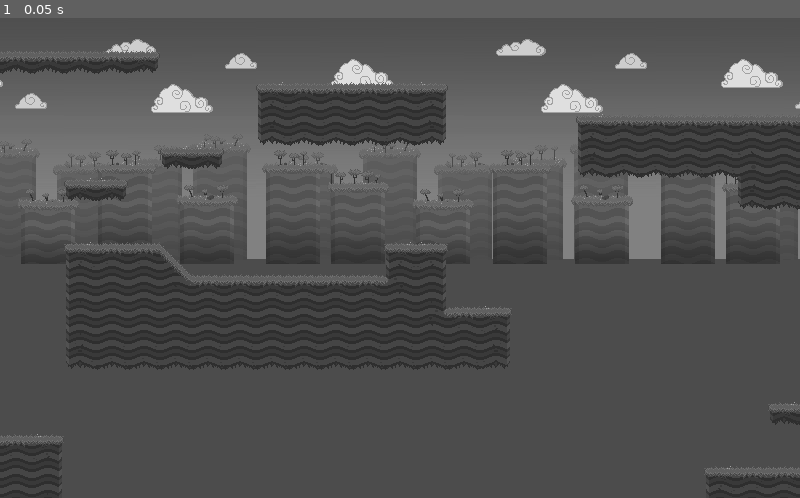
Above: before the commit, frame 1.
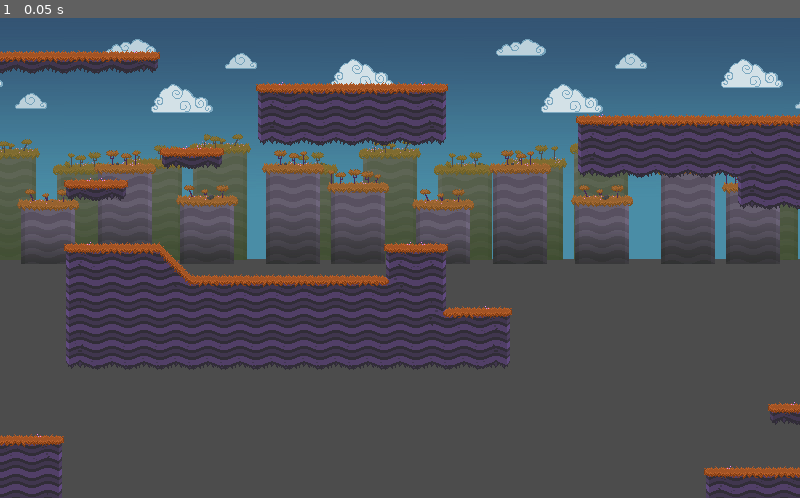
Above: after the commit, the same moment.

Repository: p-rott/Platformer
Game: Godot game, scene res://src/Level/PlayerTestLevel.tscn
Same seed, same stepped clock (60 frames per second), same inputs: the game is played once before the commit and once after it. This scene is started directly instead of the project's main scene.
Inputs:
- Up to frame 1 (0.05 s): no input

The runs differ from the first frame. In frame 1, 36% of the frame differs, in the area x 0-100%, y 0-100%.

Commit message:
added laser controller group to let lasers emit at syncronized intervals

Diff:
--- a/Laser.gd
+++ b/Laser.gd
@@ -1,7 +1,9 @@
-extends StaticBody2D
+extends "res://src/Traps/Trap.gd"
 
 func setLength(length):
-	$Sprite.scale.x = length / 32
+	var factor = length / 32
+	$Sprite.scale.x = factor
+	$CollisionShape2D.scale.x = factor
 
 func hide():
 	$Sprite.visible = false
--- a/src/Main/Game.tscn
+++ b/src/Main/Game.tscn
@@ -7,6 +7,7 @@
 [ext_resource path="res://src/Traps/LargeSaw.tscn" type="PackedScene" id=5]
 [ext_resource path="res://src/Traps/LaserEmitter.tscn" type="PackedScene" id=6]
 [ext_resource path="res://src/Traps/SmallSaw.tscn" type="PackedScene" id=7]
+[ext_resource path="res://src/Traps/LaserEmitterGroup.tscn" type="PackedScene" id=8]
 
 [node name="Game" type="Node"]
 pause_mode = 2
@@ -23,12 +24,33 @@
 [node name="Player" parent="TestLevel" instance=ExtResource( 4 )]
 position = Vector2( 486.176, 275.458 )
 
-[node name="LaserEmitter" parent="TestLevel" instance=ExtResource( 6 )]
-position = Vector2( 651.531, 506.691 )
-rot = 180
-
 [node name="LargeSaw" parent="TestLevel" instance=ExtResource( 5 )]
 position = Vector2( 283.306, 418.722 )
 
 [node name="SmallSaw" parent="TestLevel" instance=ExtResource( 7 )]
 position = Vector2( 170.807, 530.401 )
+
+[node name="LaserEmitterGroup" parent="TestLevel" instance=ExtResource( 8 )]
+laserCooldown = 1.0
+
+[node name="Trap" parent="TestLevel/LaserEmitterGroup" instance=ExtResource( 6 )]
+position = Vector2( 372.661, 500.745 )
+rot = 90
+
+[node name="Trap2" parent="TestLevel/LaserEmitterGroup" instance=ExtResource( 6 )]
+position = Vector2( 498.123, 495.394 )
+rot = 90
+
+[node name="LaserEmitterGroup2" parent="TestLevel" instance=ExtResource( 8 )]
+laserCooldown = 1.0
+firstDelay = 1.0
+
+[node name="Trap" parent="TestLevel/LaserEmitterGroup2" instance=ExtResource( 6 )]
+position = Vector2( 570.665, 498.367 )
+rot = 90
+flip = true
+
+[node name="Trap2" parent="TestLevel/LaserEmitterGroup2" instance=ExtResource( 6 )]
+position = Vector2( 436.284, 500.15 )
+rot = 90
+flip = true
--- a/src/Main/Viewportshaders.tscn
+++ b/src/Main/Viewportshaders.tscn
@@ -21,6 +21,7 @@
 script = ExtResource( 2 )
 
 [node name="GrayscaleColor" type="TextureRect" parent="."]
+visible = false
 material = SubResource( 1 )
 anchor_right = 1.0
 anchor_bottom = 1.0
--- a/src/Traps/LaserEmitter.gd
+++ b/src/Traps/LaserEmitter.gd
@@ -1,11 +1,14 @@
 tool
-extends "res://src/Traps/Trap.gd"
+extends StaticBody2D
 
 var l = preload("res://src/Traps/Laser.tscn")
 var laser
 onready var wallfinder = $WallFinder
 export(int, 0, 360, 90) var rot
 export(bool) var flip = false
+export var laserCooldown = 5.0
+export var laserActive = 1.0
+export var firstDelay = 0.0
 
 func _ready():
 	rotation_degrees = rot
@@ -18,22 +21,33 @@
 			dist = abs(wall.y - position.y) - 5
 		else:
 			dist = abs(wall.x - position.x) - 5
-		#var dist = abs(wall.position.x + 2 * wall.cell_size.x - position.x)
 		laser = l.instance()
 		laser.setLength(dist)
 		laser.hide()
 		add_child(laser)
-	$CooldownTimer.start()
+	setTimersAndStart()
+
+func setTimersAndStart():
+	$CooldownTimer.set_wait_time(laserCooldown - 0.5)
+	$LaserVisibleTimer.set_wait_time(laserActive)
+	if firstDelay != 0.0:
+		$FirstDelayTimer.set_wait_time(firstDelay)
+		$FirstDelayTimer.start()
+	else:
+		$CooldownTimer.start()
 
 func _on_LaserVisibleTimer_timeout():
 	$LaserVisibleTimer.stop()
-	print("_on_LaserVisibleTimer_timeout")
 	laser.hide()
 	$CooldownTimer.start()
 
+func enableLaser():
+	laser.show()
+	$LaserVisibleTimer.start()
+
 func _on_CooldownTimer_timeout():
 	$CooldownTimer.stop()
-	print("_on_CooldownTimer_timeout")
 	$AnimationPlayer.play("Fire")
-	laser.show()
-	$LaserVisibleTimer.start()
+
+func _on_FirstDelayTimer_timeout():
+	$CooldownTimer.start()
--- a/src/Traps/LaserEmitter.tscn
+++ b/src/Traps/LaserEmitter.tscn
@@ -21,8 +21,22 @@
 "update": 1,
 "values": [ 0, 1, 2, 3, 0 ]
 }
+tracks/1/type = "method"
+tracks/1/path = NodePath(".")
+tracks/1/interp = 1
+tracks/1/loop_wrap = true
+tracks/1/imported = false
+tracks/1/enabled = true
+tracks/1/keys = {
+"times": PoolRealArray( 0.5 ),
+"transitions": PoolRealArray( 1 ),
+"values": [ {
+"args": [  ],
+"method": "enableLaser"
+} ]
+}
 
-[node name="LaserEmitter" type="StaticBody2D"]
+[node name="LaserEmitterTrap" type="StaticBody2D"]
 collision_layer = 2147483664
 script = ExtResource( 2 )
 
@@ -36,6 +50,7 @@
 texture = ExtResource( 1 )
 vframes = 2
 hframes = 2
+frame = 2
 
 [node name="AnimationPlayer" type="AnimationPlayer" parent="."]
 anims/Fire = SubResource( 2 )
@@ -50,5 +65,9 @@
 collide_with_areas = true
 
 [node name="LaserVisibleTimer" type="Timer" parent="."]
+
+[node name="FirstDelayTimer" type="Timer" parent="."]
+one_shot = true
 [connection signal="timeout" from="CooldownTimer" to="." method="_on_CooldownTimer_timeout"]
 [connection signal="timeout" from="LaserVisibleTimer" to="." method="_on_LaserVisibleTimer_timeout"]
+[connection signal="timeout" from="FirstDelayTimer" to="." method="_on_FirstDelayTimer_timeout"]
--- /dev/null
+++ b/src/Traps/LaserEmitterGroup.gd
@@ -0,0 +1,15 @@
+extends Node2D
+
+#Add laser emitters as children to have them be synchronized
+#Use two groups, one with delay, to have interchanging lasers
+
+export var laserCooldown = 5.0
+export var laserActive = 1.0
+export var firstDelay = 0.0
+
+func _ready():
+	for c in get_children():
+		c.laserCooldown = laserCooldown
+		c.laserActive = laserActive
+		c.firstDelay = firstDelay
+		c.setTimersAndStart()
--- /dev/null
+++ b/src/Traps/LaserEmitterGroup.tscn
@@ -0,0 +1,6 @@
+[gd_scene load_steps=2 format=2]
+
+[ext_resource path="res://src/Traps/LaserEmitterGroup.gd" type="Script" id=1]
+
+[node name="LaserEmitterGroup" type="Node2D"]
+script = ExtResource( 1 )
Not shown: 1 places in src/Main/Game.tscn that only renumber resources
